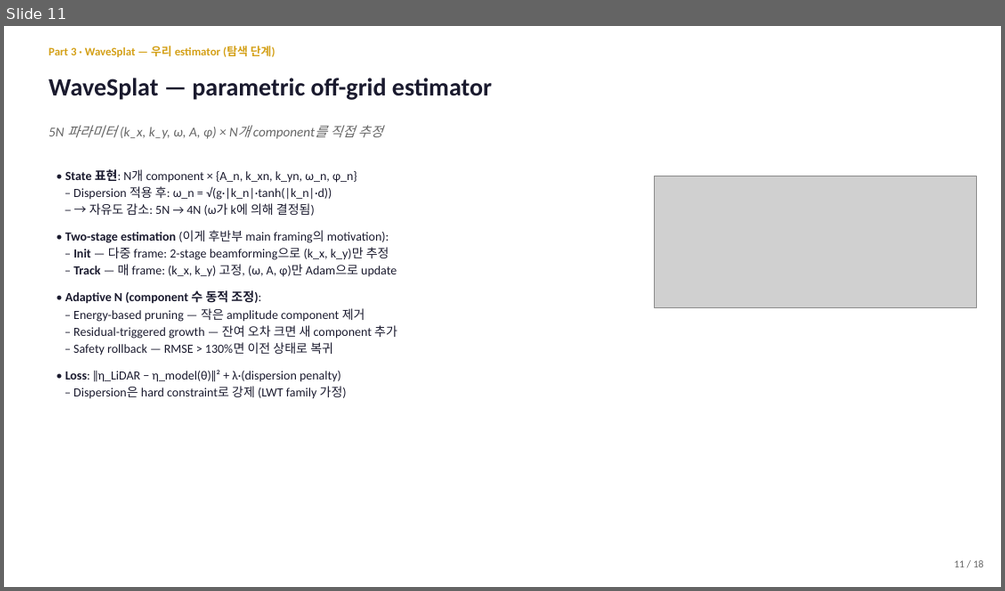
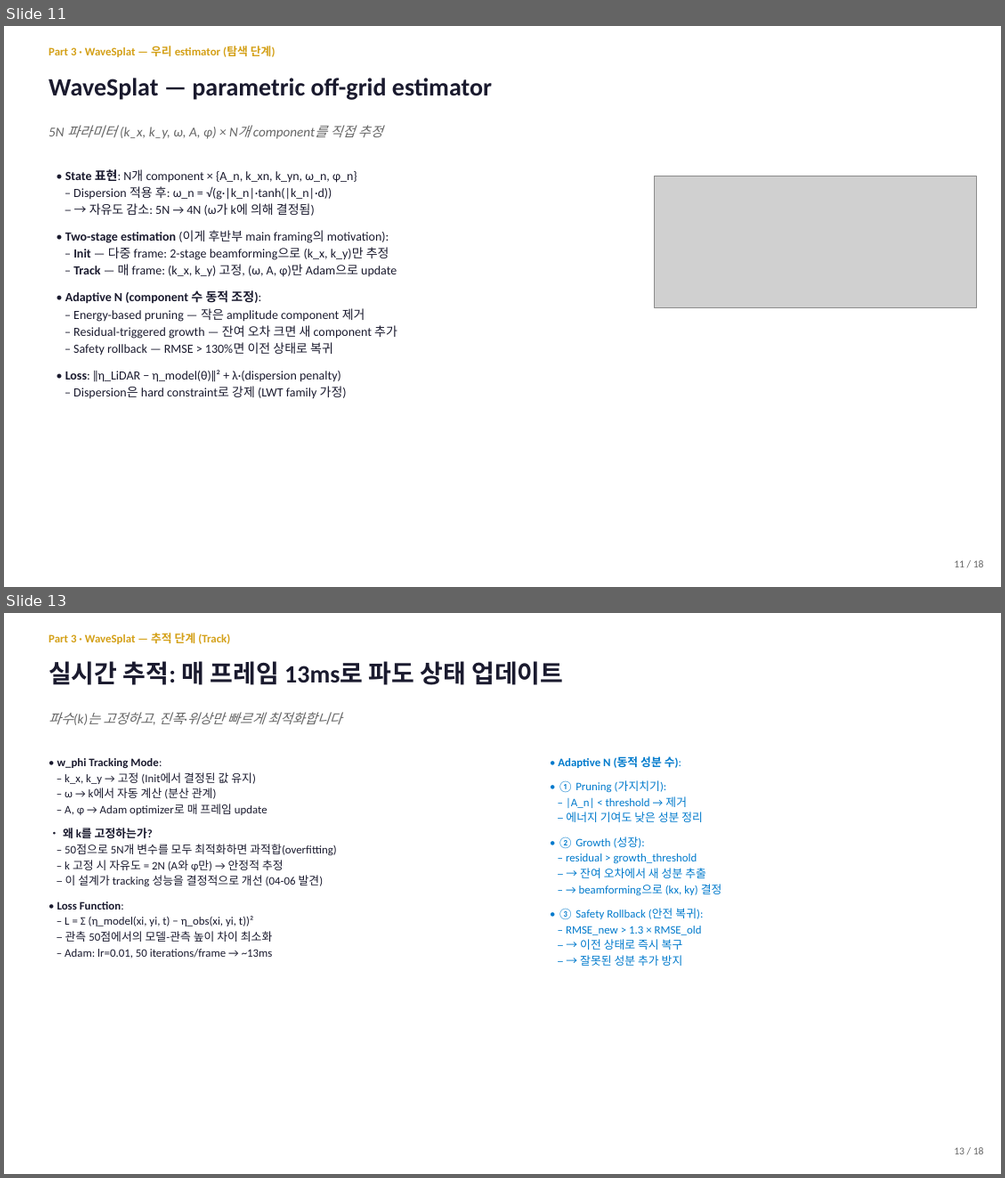
Before and after one commit to SAEYONGPARK94/wavesplat, a slide deck: wavesplat/docs/labmeeting_2026_05_13.pptx. Shown one above the other, each under a label of ours: slide 11 before the commit, slides 11 and 13 after it; the slides between them are not shown. The pictures are 1005x591 and 1005x1178 pixels, drawn with LibreOffice and Linux fonts; fonts in the diff are those of the drawing; grey boxes stand for pictures. Boxes give left, top, right and bottom in pixels: in the first picture for what was removed or moved away, otherwise in the second. Text is boxed around its words. In the diff, an @@ line names an element or a change of style, - is before the commit and + after.

```diff
--- a/wavesplat/docs/labmeeting_2026_05_13.pptx
+++ b/wavesplat/docs/labmeeting_2026_05_13.pptx
@@ slide 13 added at [4,613,1001,1174], background #FFFFFF @@
@@ text added at [48,633,230,644], 11 pt, text #D4A017, bold @@
+Part 3 · WaveSplat — 추적 단계 (Track)
@@ text added at [48,661,563,685], 24 pt, text #1A1A2E, bold @@
+실시간 추적: 매 프레임 13ms로 파도 상태 업데이트
@@ text added at [48,712,342,725], 13 pt, text #666666, italic @@
+파수(k)는 고정하고, 진폭·위상만 빠르게 최적화합니다
@@ text added at [57,758,336,957], 11 pt, text #1A1A2E @@
+• w_phi Tracking Mode:
+– k_x, k_y → 고정 (Init에서 결정된 값 유지)
+– ω → k에서 자동 계산 (분산 관계)
+– A, φ → Adam optimizer로 매 프레임 update
+• 왜 k를 고정하는가?
+– 50점으로 5N개 변수를 모두 최적화하면 과적합(overfitting)
+– k 고정 시 자유도 = 2N (A와 φ만) → 안정적 추정
+– 이 설계가 tracking 성능을 결정적으로 개선 (04-06 발견)
+• Loss Function:
+– L = Σ (η_model(xi, yi, t) − η_obs(xi, yi, t))²
+– 관측 50점에서의 모델-관측 높이 차이 최소화
+– Adam: lr=0.01, 50 iterations/frame → ~13ms
@@ text added at [558,756,722,965], 11 pt, text #007ACC @@
+• Adaptive N (동적 성분 수):
+• ① Pruning (가지치기):
+– |A_n| < threshold → 제거
+– 에너지 기여도 낮은 성분 정리
+• ② Growth (성장):
+– residual > growth_threshold
+– → 잔여 오차에서 새 성분 추출
+– → beamforming으로 (kx, ky) 결정
+• ③ Safety Rollback (안전 복귀):
+– RMSE_new > 1.3 × RMSE_old
+– → 이전 상태로 즉시 복구
+– → 잘못된 성분 추가 방지
@@ text added at [954,1147,984,1154], 10 pt, text #666666 @@
+13 / 18
```
Also in this commit, not shown: 7 slides changed, 1 other slide added, 14 other files.
